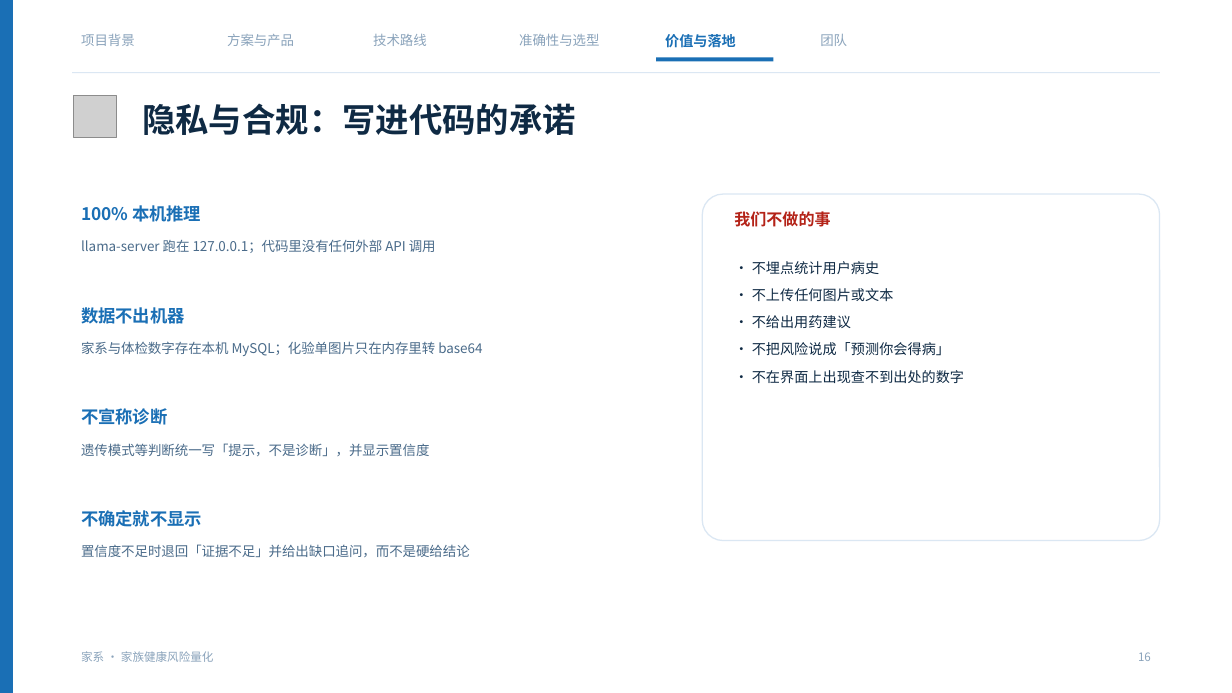
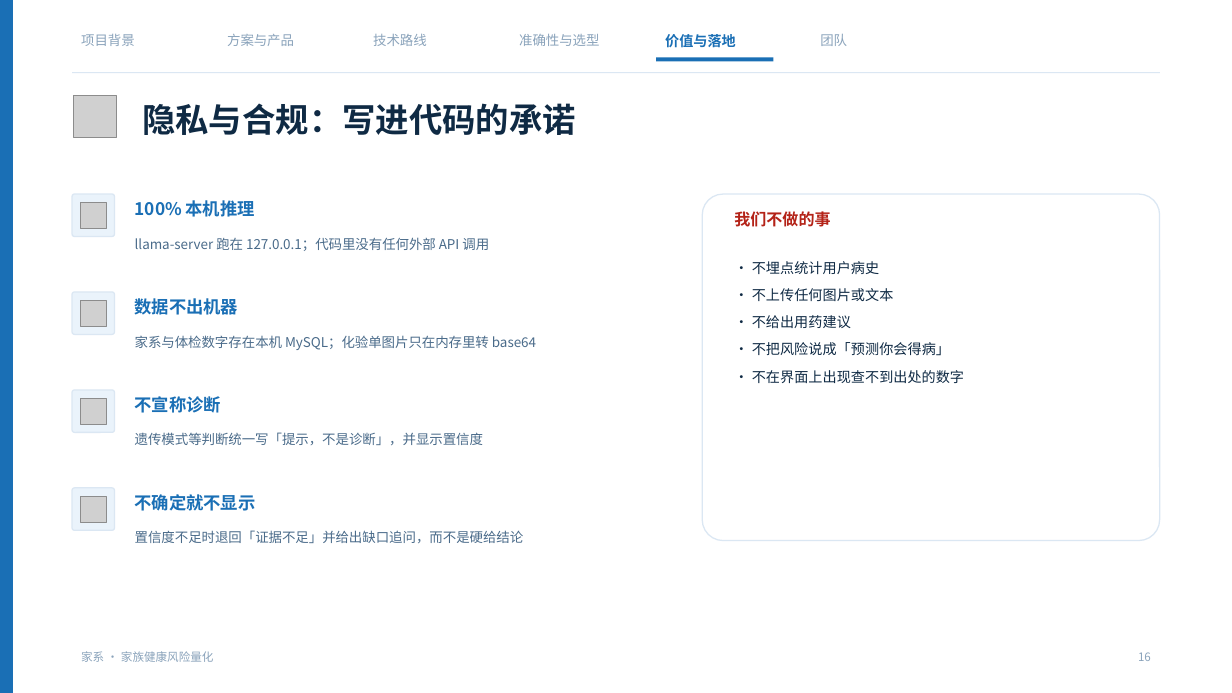
Before and after one commit to NimuStudio/jiaxi, a slide deck: slide 16 of deliverables/家系-答辩-v2.pptx. Drawn at 1232x693 pixels with LibreOffice and Linux fonts; fonts in the diff are those of the drawing; grey boxes stand for pictures; background and template pictures are left out. Boxes give left, top, right and bottom in pixels: in the first picture for what was removed or moved away, otherwise in the second. Text is boxed around its words. In the diff, an @@ line names an element or a change of style, - is before the commit and + after.

Commit message:
docs(deck): 图标密度补足——新增 11 个业务图标，逐页铺开
用户反馈「还是太少，全是文字和图形」。这次不是加装饰，而是让每个信息块都有对应图标。

## 新增图标（deck_icons.py，共 29 个）
heart 心血管 / lung 肺癌 / drop 血糖 / report 报告 / clipboard 问卷 / bulb 建议
/ shield 隐私 / clock 耗时 / server 服务 / chart 指标 / folder 素材
（bulb 第一版画成了钥匙孔，重画：圆 + 颈部 + 两条底纹）

## 逐页铺开
- P2 目录：六栏目各一枚（与章节标题图标一致）
- P3 项目背景：报告 / 问卷 / 建议 三枚，替代原来的纯数字编号
- P5 四步闭环：话筒 / 家系树 / 柱状图 / 旗 四枚，编号移到右上淡显
- P8 现场动线：四拍各一枚（说 / 点 / 拖 / 看）
- P10 分层架构：底部技术栈条（7 个官方品牌 logo），已在上一提交
- P11 部署视图：Next.js / MySQL / NVIDIA 官方 logo，已在上一提交
- P12 三引擎：血糖 / 心血管 / 肺 三枚，与各引擎算的东西对应
- P16 隐私合规：服务 / 盾 / 问卷 / 靶 四枚
- P18 落地：清单五行各一枚（芯片 / 服务 / 相机 / Next.js / Node.js）
- P19 结尾：四枚图标卡

图标总量：自绘 29 + 官方品牌 14；20 页里 16 页带有图标元素。

```diff
--- a/deliverables/家系-答辩-v2.pptx
+++ b/deliverables/家系-答辩-v2.pptx
@@ rounded rectangle added at [72, 194, 115, 237], fill #EAF3FB, outline #DBE7F3 1 pt @@
@@ picture added at [80, 202, 106, 228] @@
@@ text "100% 本机推理": place and size @@
-text "100% 本机推理" at [81, 205, 201, 222]
+text "100% 本机推理" at [135, 200, 255, 217]
@@ text "llama-server 跑在 127.0.0.1；代码里没有任何外部 API 调用": place and size @@
-text "llama-server 跑在 127.0.0.1；代码里没有任何外部 API 调用" at [81, 240, 436, 253]
+text "llama-server 跑在 127.0.0.1；代码里没有任何外部 API 调用" at [135, 237, 489, 251]
@@ rounded rectangle added at [72, 292, 115, 335], fill #EAF3FB, outline #DBE7F3 1 pt @@
@@ text "数据不出机器": place and size @@
-text "数据不出机器" at [81, 307, 184, 324]
+text "数据不出机器" at [135, 298, 238, 315]
@@ picture added at [80, 300, 106, 326] @@
@@ text "家系与体检数字存在本机 MySQL；化验单图片只在内存里转 base64": place and size @@
-text "家系与体检数字存在本机 MySQL；化验单图片只在内存里转 base64" at [81, 341, 482, 356]
+text "家系与体检数字存在本机 MySQL；化验单图片只在内存里转 base64" at [135, 335, 536, 350]
@@ rounded rectangle added at [72, 390, 115, 433], fill #EAF3FB, outline #DBE7F3 1 pt @@
@@ picture added at [80, 398, 106, 424] @@
@@ text "不宣称诊断": place and size @@
-text "不宣称诊断" at [81, 408, 167, 425]
+text "不宣称诊断" at [135, 396, 221, 413]
@@ text "遗传模式等判断统一写「提示，不是诊断」，并显示置信度": place and size @@
-text "遗传模式等判断统一写「提示，不是诊断」，并显示置信度" at [81, 443, 429, 456]
+text "遗传模式等判断统一写「提示，不是诊断」，并显示置信度" at [135, 432, 483, 445]
@@ rounded rectangle added at [72, 488, 115, 531], fill #EAF3FB, outline #DBE7F3 1 pt @@
@@ picture added at [80, 496, 106, 522] @@
@@ text "不确定就不显示": place and size @@
-text "不确定就不显示" at [81, 510, 202, 527]
+text "不确定就不显示" at [135, 494, 256, 511]
@@ text "置信度不足时退回「证据不足」并给出缺口追问，而不是硬给结论": place and size @@
-text "置信度不足时退回「证据不足」并给出缺口追问，而不是硬给结论" at [81, 544, 470, 557]
+text "置信度不足时退回「证据不足」并给出缺口追问，而不是硬给结论" at [135, 530, 524, 543]
```
Also in this commit, not shown: 5 other slides changed, 13 other files.
